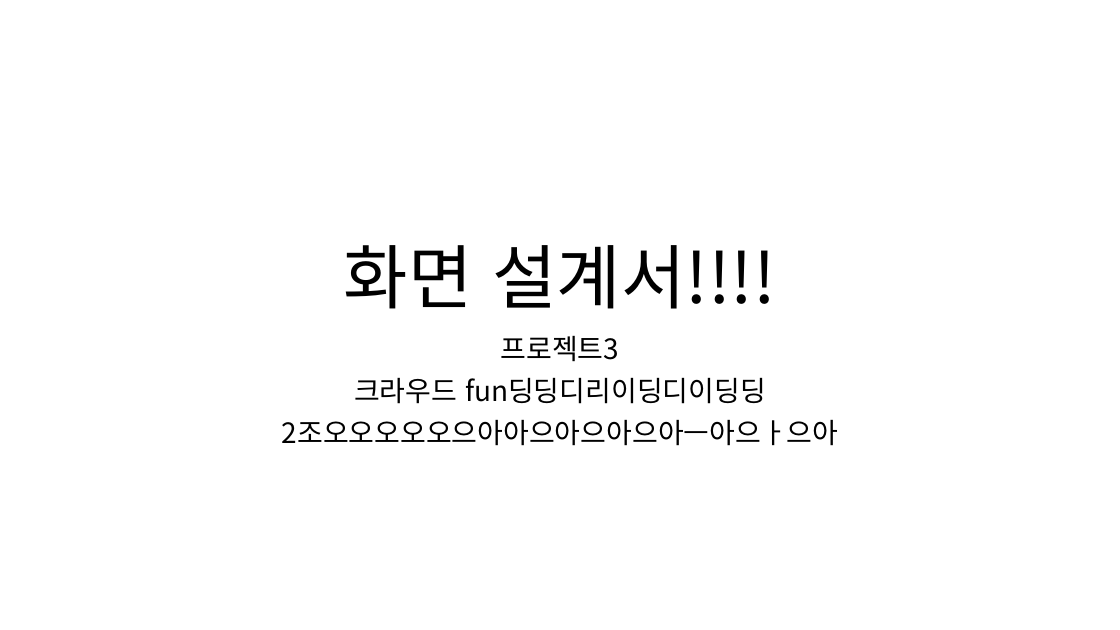
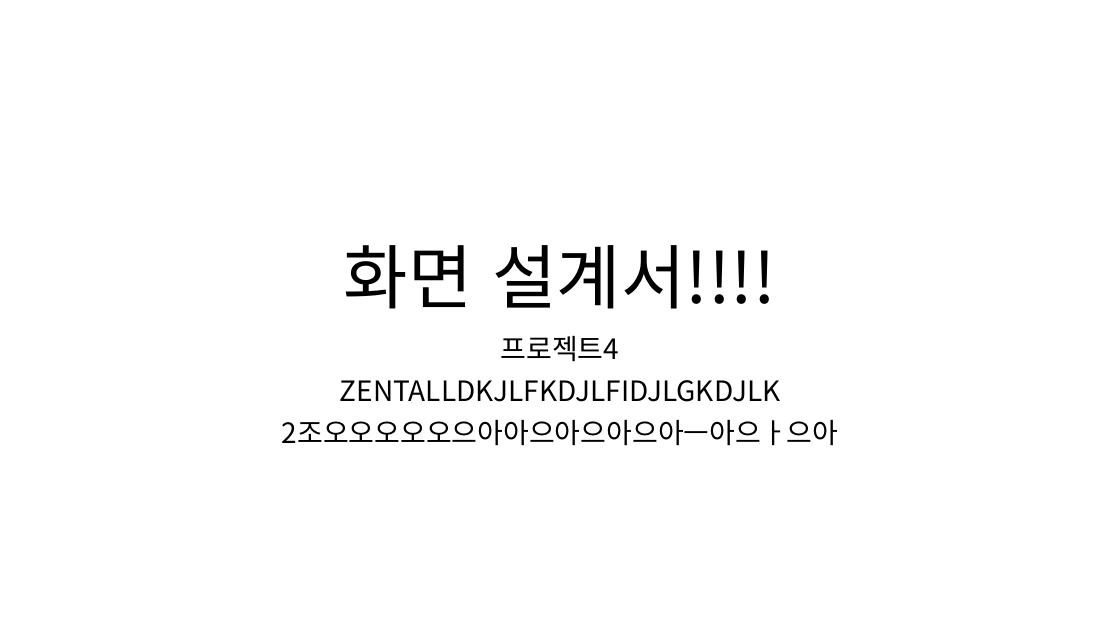
Before and after one commit to ezenteam2/RentalEquip, a slide deck: slide 1 of 0 발표용 파워포인트/project04 - 파워포인트 종합 - 현태.pptx. Drawn at 1120x630 pixels with LibreOffice and Linux fonts; fonts in the diff are those of the drawing. Boxes give left, top, right and bottom in pixels: in the first picture for what was removed or moved away, otherwise in the second. Text is boxed around its words. In the diff, an @@ line names an element or a change of style, - is before the commit and + after.

```diff
--- a/0 발표용 파워포인트/project04 - 파워포인트 종합 - 현태.pptx
+++ b/0 발표용 파워포인트/project04 - 파워포인트 종합 - 현태.pptx
@@ subtitle at box(340, 335, 781, 402): text changed @@
-프로젝트3
-크라우드 fun딩딩디리이딩디이딩딩
+프로젝트4
+ZENTALLDKJLFKDJLFIDJLGKDJLK
```
Also in this commit, not shown: 10 slides added, 1 other file.
